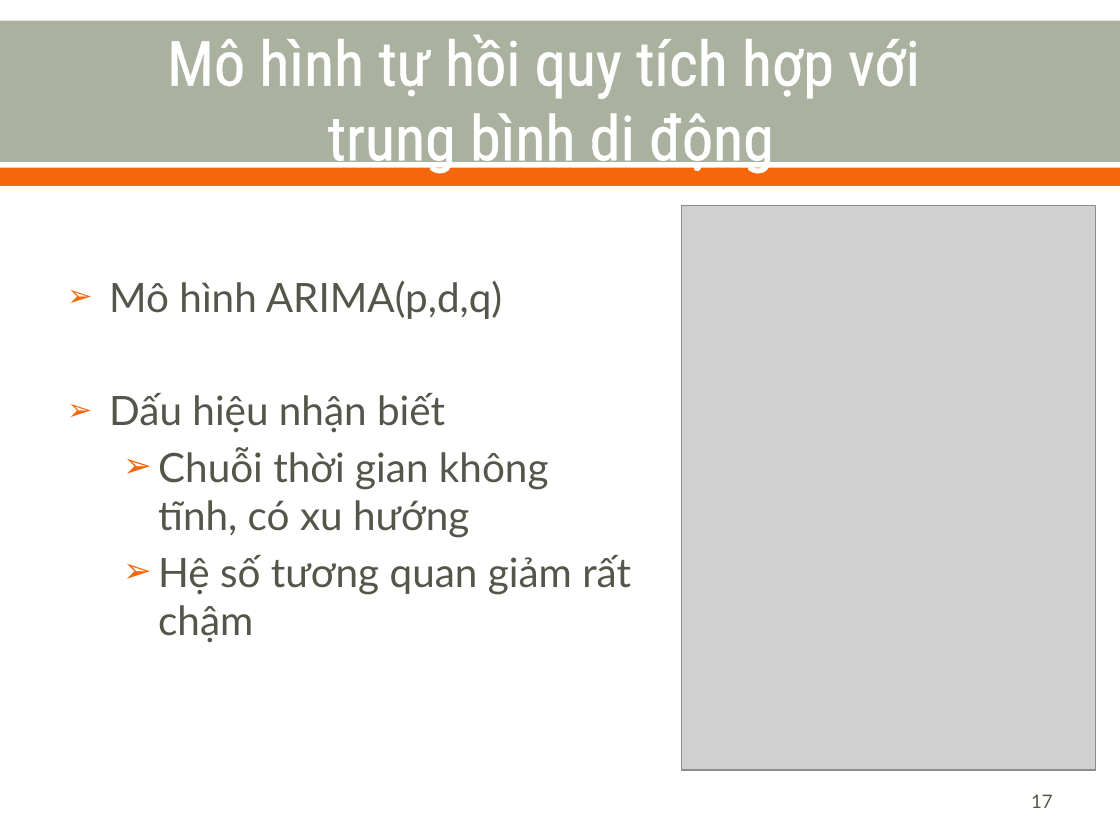
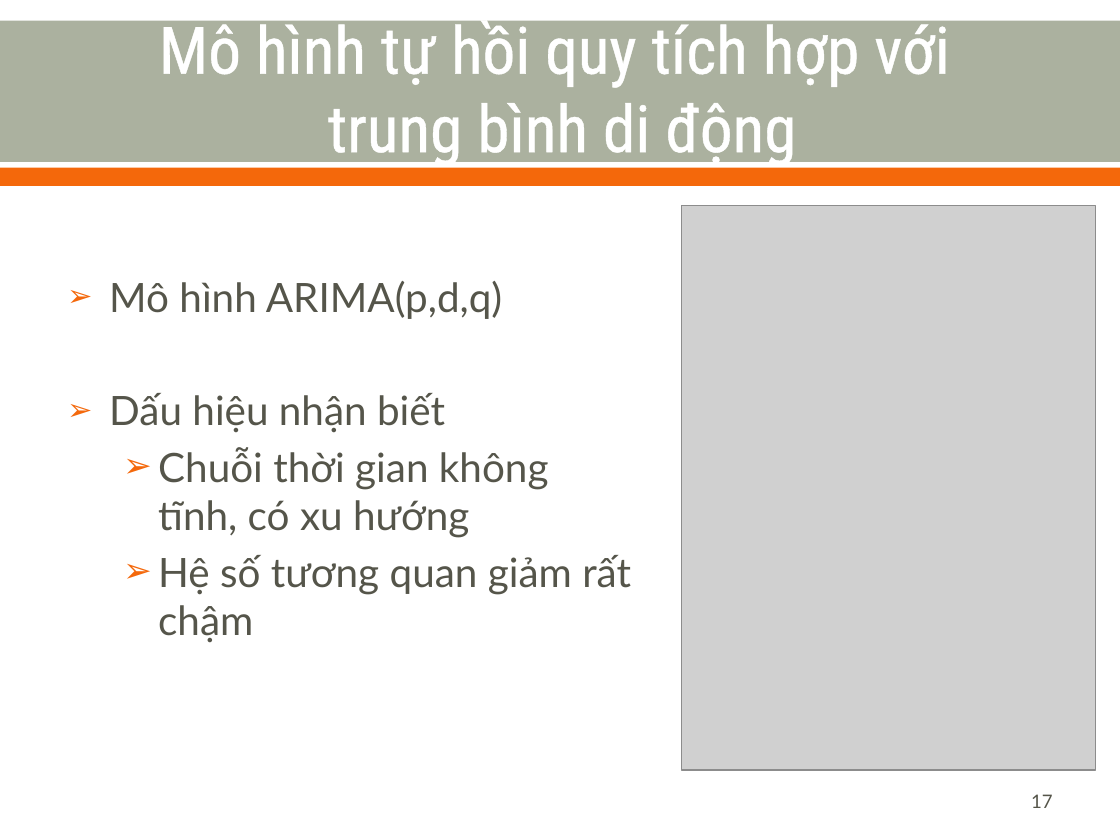
Before and after one commit to nvtthai/forecast-time-series, a slide deck: slide 17 of Report/Presentation.ppt. Drawn at 1120x840 pixels with LibreOffice and Linux fonts; fonts in the diff are those of the drawing; grey boxes stand for pictures. Boxes give left, top, right and bottom in pixels: in the first picture for what was removed or moved away, otherwise in the second. Text is boxed around its words. In the diff, an @@ line names an element or a change of style, - is before the commit and + after.

```diff
--- a/Report/Presentation.ppt
+++ b/Report/Presentation.ppt
@@ title "Mô hình tự hồi quy ...": place and size @@
-title "Mô hình tự hồi quy ..." at [167,34,920,175]
+title "Mô hình tự hồi quy ..." at [159,13,949,168]
@@ title "Mô hình tự hồi quy ..." at [159,13,949,168]: size 40 to 42 pt @@
```
Also in this commit, not shown: 28 other slides changed.
